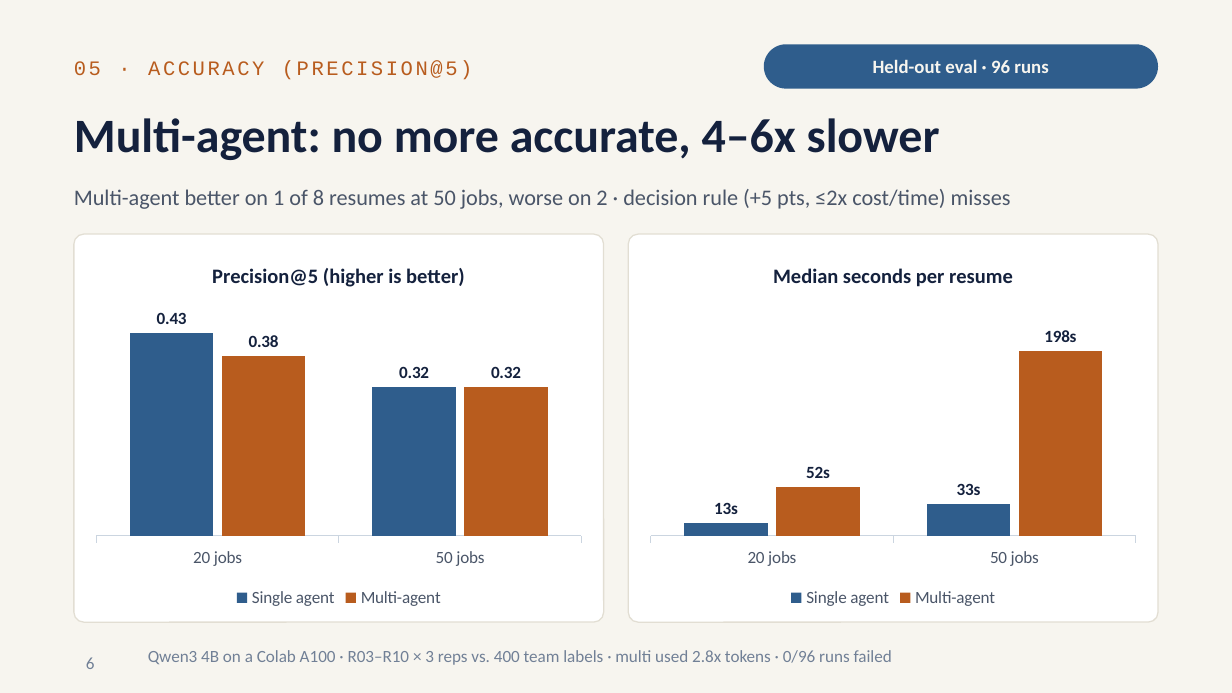
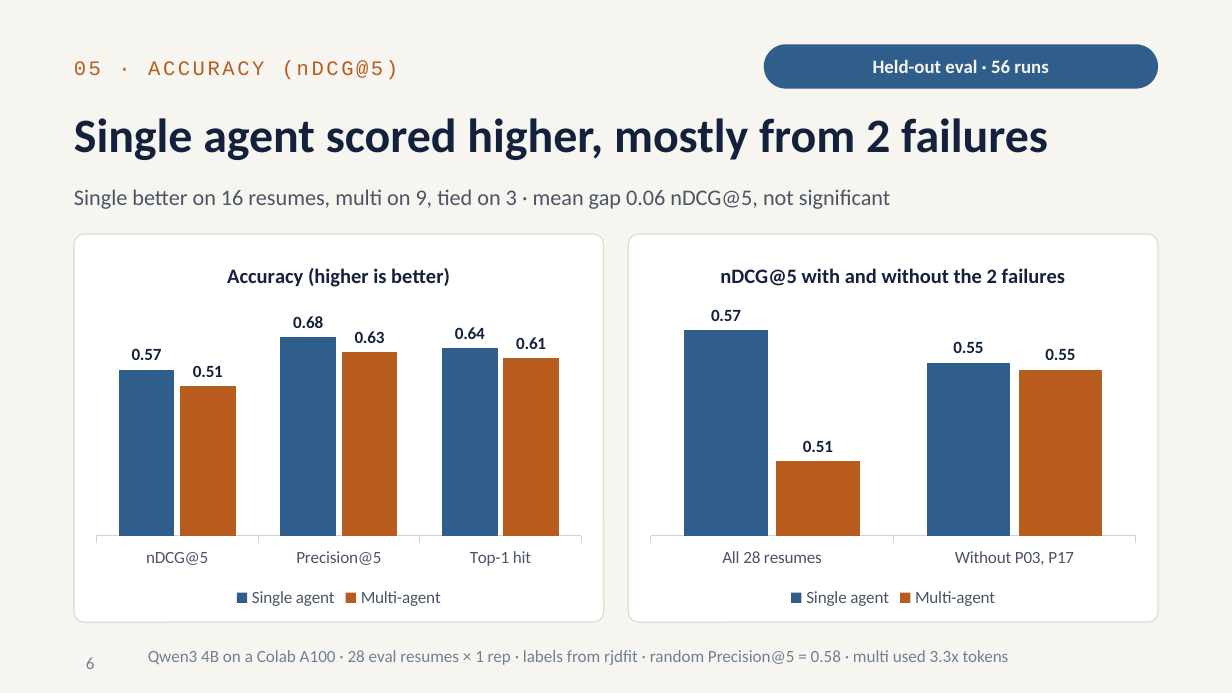
Before and after one commit to RitvikNeerattil/agentic_resume_matcher, a slide deck: slide 6 of progress_update_2026-10.pptx. Drawn at 1232x693 pixels with LibreOffice and Linux fonts; fonts in the diff are those of the drawing. Boxes give left, top, right and bottom in pixels: in the first picture for what was removed or moved away, otherwise in the second. Text is boxed around its words. In the diff, an @@ line names an element or a change of style, - is before the commit and + after.

Commit message:
Update README and evaluation notebook for 14B model; adjust resume extraction prompt

```diff
--- a/progress_update_2026-10.pptx
+++ b/progress_update_2026-10.pptx
@@ text at box(74, 61, 398, 80): text changed @@
-05 · ACCURACY (PRECISION@5)
+05 · ACCURACY (nDCG@5)
@@ text in rounded rectangle at box(873, 60, 1048, 73): text changed @@
-Held-out eval · 96 runs
+Held-out eval · 56 runs
@@ title at box(74, 118, 1048, 160): text changed @@
-Multi-agent: no more accurate, 4–6x slower
+Single agent scored higher, mostly from 2 failures
@@ text at box(74, 189, 890, 209): text changed @@
-Multi-agent better on 1 of 8 resumes at 50 jobs, worse on 2 · decision rule (+5 pts, ≤2x cost/time) misses
+Single better on 16 resumes, multi on 9, tied on 3 · mean gap 0.06 nDCG@5, not significant
@@ column chart at box(86, 244, 591, 612) @@
@@ title "Precision@5 (higher is better)" to "Accuracy (higher is better)" @@
-categories: 20 jobs, 50 jobs
+categories: nDCG@5, Precision@5, Top-1 hit
-Single agent: 0.43, 0.32
+Single agent: 0.57, 0.68, 0.64
-Multi-agent: 0.38, 0.32
+Multi-agent: 0.51, 0.63, 0.61
@@ column chart at box(641, 244, 1146, 612) @@
@@ title "Median seconds per resume" to "nDCG@5 with and without the 2 failures" @@
-categories: 20 jobs, 50 jobs
+categories: All 28 resumes, Without P03, P17
-Single agent: 13, 33
+Single agent: 0.57, 0.55
@@ data labels of Single agent changed @@
-Multi-agent: 52, 198
+Multi-agent: 0.51, 0.55
@@ data labels of Multi-agent changed @@
@@ text at box(148, 650, 1009, 665): text changed @@
-Qwen3 4B on a Colab A100 · R03–R10 × 3 reps vs. 400 team labels · multi used 2.8x tokens · 0/96 runs failed
+Qwen3 4B on a Colab A100 · 28 eval resumes × 1 rep · labels from rjdfit · random Precision@5 = 0.58 · multi used 3.3x tokens
```
Also in this commit, not shown: 5 other slides changed, 1 slide added, 6 other files.
